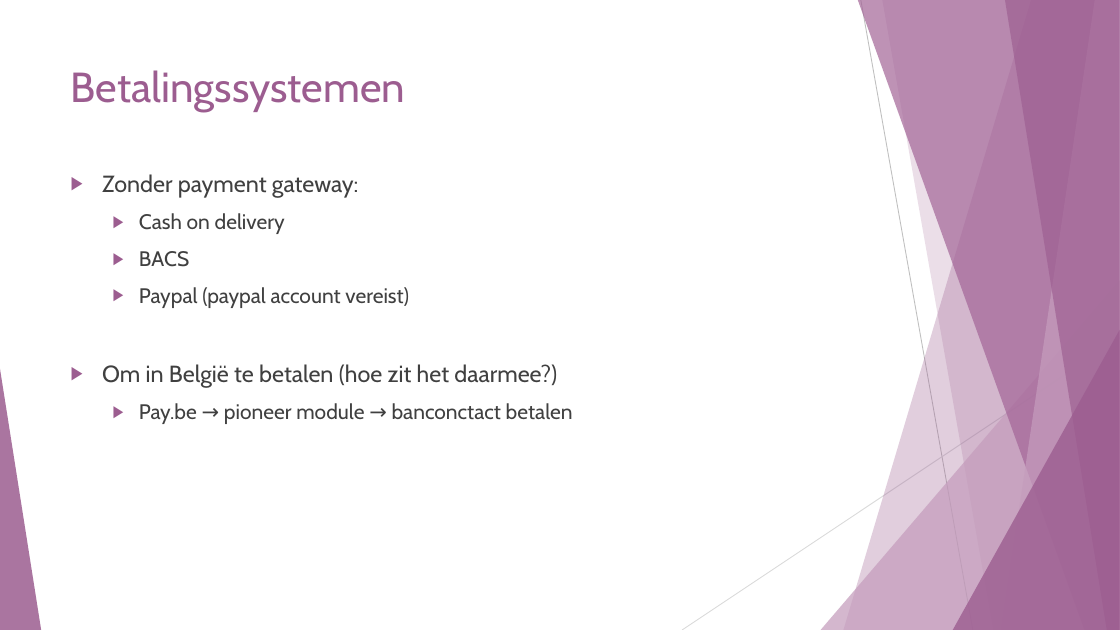
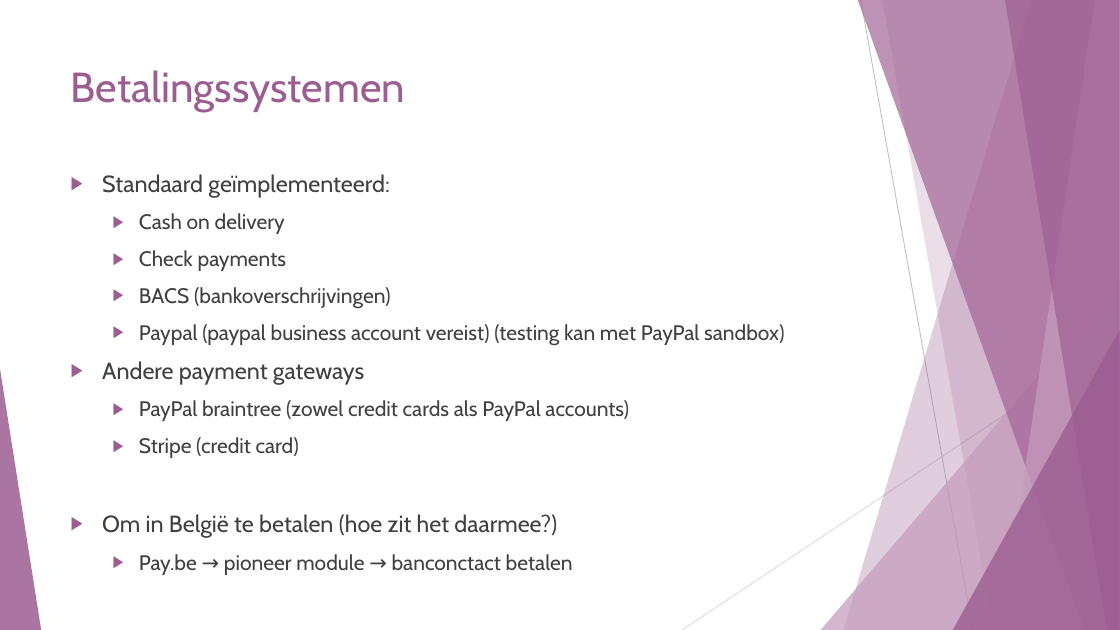
Before and after one commit to SarahJehin/WebResearch, a slide deck: slide 18 of new_technology/Wordpress - WooCommerce.pptx. Drawn at 1120x630 pixels with LibreOffice and Linux fonts; fonts in the diff are those of the drawing. Boxes give left, top, right and bottom in pixels: in the first picture for what was removed or moved away, otherwise in the second. Text is boxed around its words. In the diff, an @@ line names an element or a change of style, - is before the commit and + after.

```diff
--- a/new_technology/Wordpress - WooCommerce.pptx
+++ b/new_technology/Wordpress - WooCommerce.pptx
@@ text at [102,174,389,198]: text changed @@
-▶ Zonder payment gateway:
+▶ Standaard geïmplementeerd:
@@ text at [102,250,784,458]: text changed @@
-  ▶ BACS
-  ▶ Paypal (paypal account vereist)
+  ▶ Check payments
+  ▶ BACS (bankoverschrijvingen)
+  ▶ Paypal (paypal business account vereist) (testing kan met PayPal sandbox)
+▶ Andere payment gateways
+  ▶ PayPal braintree (zowel credit cards als PayPal accounts)
+  ▶ Stripe (credit card)
```
Also in this commit, not shown: 13 other slides changed, 4 slides added, 4 slides removed, 3 other files.
